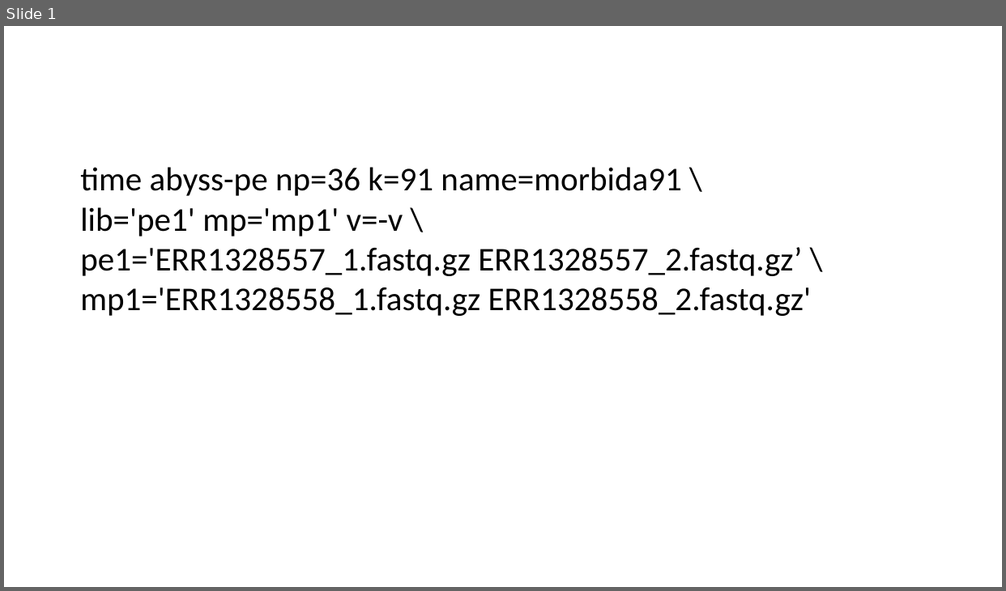
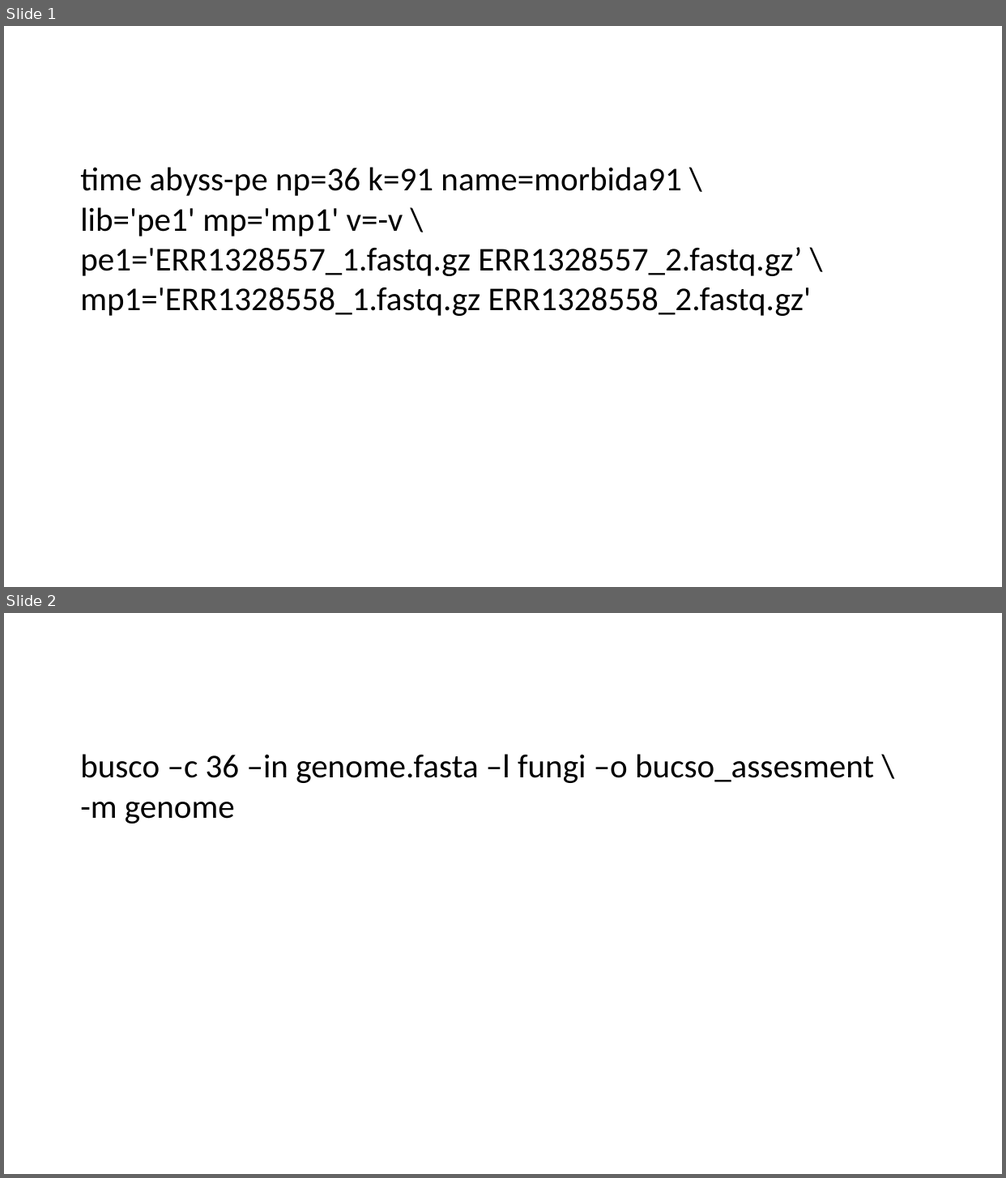
Before and after one commit to ngs-docs/angus, a slide deck: _static/AssembQuest_Debriefing.pptx. Shown one above the other, each under a label of ours: slide 1 before the commit, slides 1 and 2 after it. The pictures are 1006x591 and 1006x1178 pixels, drawn with LibreOffice and Linux fonts; fonts in the diff are those of the drawing. Boxes give left, top, right and bottom in pixels: in the first picture for what was removed or moved away, otherwise in the second. Text is boxed around its words. In the diff, an @@ line names an element or a change of style, - is before the commit and + after.

Commit message:
update ppt

```diff
--- a/_static/AssembQuest_Debriefing.pptx
+++ b/_static/AssembQuest_Debriefing.pptx
@@ slide 2 added at [4, 613, 1002, 1174], background #FFFFFF @@
@@ text added at [80, 754, 874, 824], 32 pt, text #000000 @@
+busco –c 36 –in genome.fasta –l fungi –o bucso_assesment \
+-m genome
```
Also in this commit, not shown: 2 other files.
